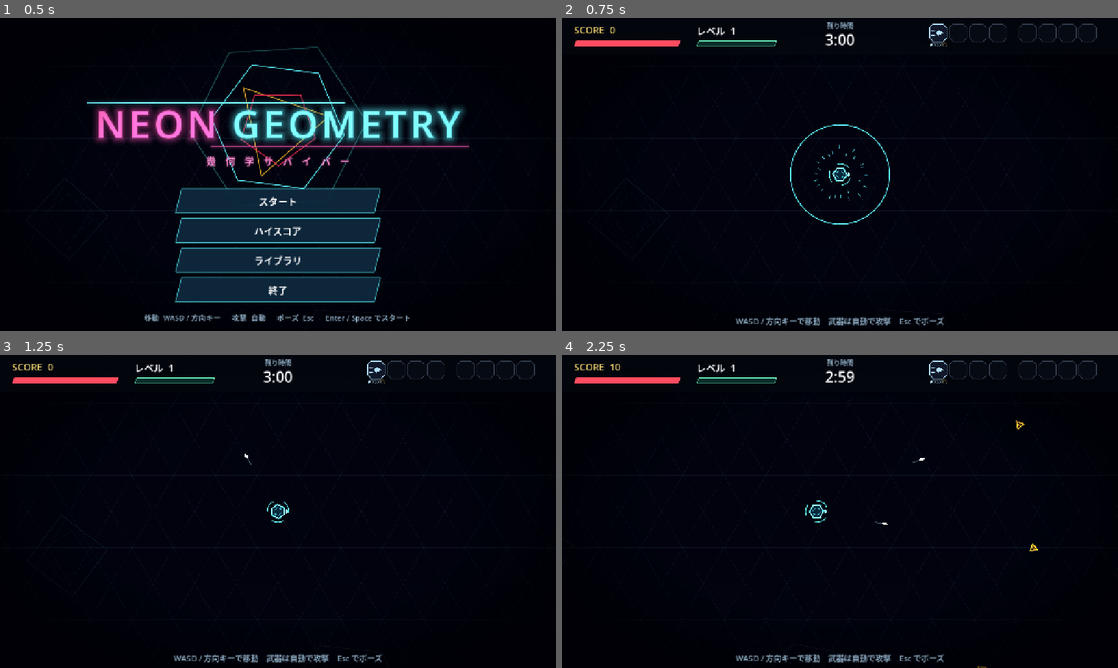
Above: before the commit, frames 1-4 (two rows, left to right).
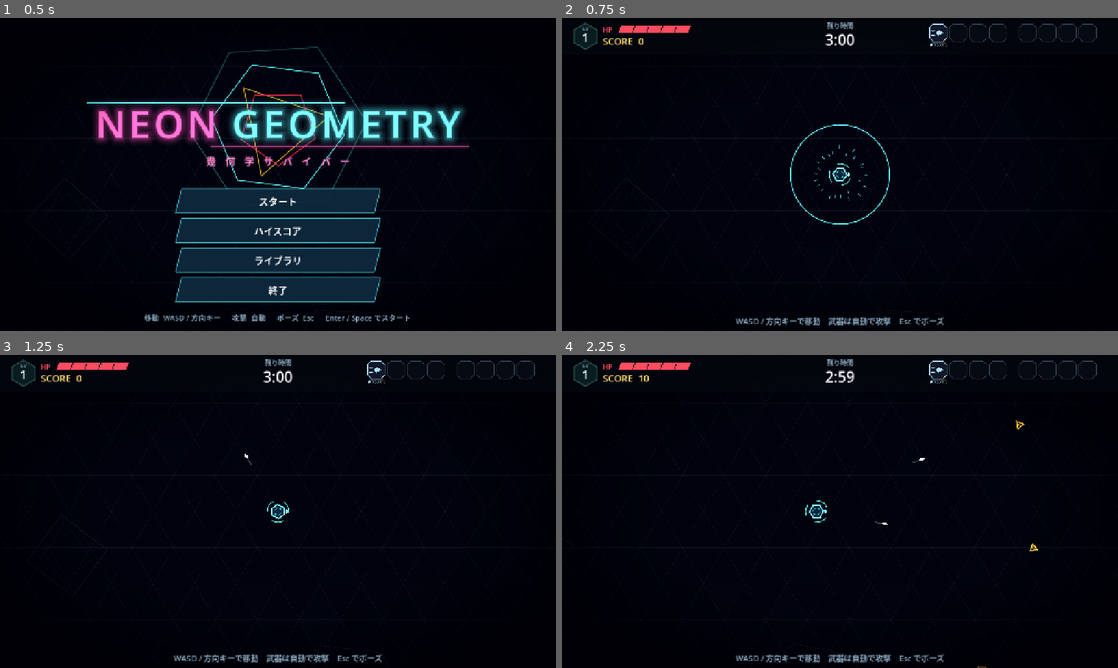
Above: after the commit, the same moments.

Repository: Shohei-Yamashiro/TestGame
Game: Godot game, scene res://scenes/main.tscn
Two runs of this game, one before a commit and one after it. Both use one fixed random seed, a clock stepped at 60 frames per second and the inputs below.
Inputs (mouse positions are in pixels of both pictures, inside the frame that each line leads up to):
- Up to frame 1 (0.5 s): no input
- Up to frame 2 (0.75 s): click "スタート" at 0.5 s
- Up to frame 3 (1.25 s): no input
- Up to frame 4 (2.25 s): tap Enter at 1.25 s; move the mouse to (962, 495) at 1.27 s; hold D 1.28-2 s; tap Backspace at 1.35 s; click (962, 495) at 1.42 s; tap Space at 1.52 s; drag from (728, 527) to (812, 574) at 2.02 s

Frame 1 is identical in both runs. In frame 2, 1.2% of the frame differs, in the area x 2-39%, y 1-11%; in frame 3, 1.2%; in frame 4, 1.3%.

Commit message:
HP・レベル・経験値の表示を刷新
- 六角形のレベルバッジを追加し、経験値は縁を一周する線で表示
- HP バーに「HP」ラベルと 20HP ごとの目盛りを付け、長さを最大HPに比例させた
- スコアを HP バーの下へ移動
- 描画を status_panel.gd にまとめ、回帰テストを追加

Co-authored-by: Cursor <cursoragent@cursor.com>

Diff:
--- a/scenes/ui/hud.tscn
+++ b/scenes/ui/hud.tscn
@@ -1,36 +1,9 @@
-[gd_scene load_steps=8 format=3]
+[gd_scene load_steps=5 format=3]
 
 [ext_resource type="Script" path="res://scripts/ui/hud.gd" id="1_hud"]
 [ext_resource type="Theme" path="res://scenes/ui/ui_theme.tres" id="2_theme"]
 [ext_resource type="Script" path="res://scripts/item_icon.gd" id="3_icon"]
-
-[sub_resource type="StyleBoxFlat" id="StyleBoxFlat_hp_back"]
-bg_color = Color(0.3, 0.06, 0.1, 0.9)
-border_width_left = 1
-border_width_top = 1
-border_width_right = 1
-border_width_bottom = 1
-border_color = Color(1, 0.3, 0.35, 0.6)
-skew = Vector2(0.35, 0)
-
-[sub_resource type="StyleBoxFlat" id="StyleBoxFlat_hp_fill"]
-bg_color = Color(1, 0.3, 0.38, 1)
-border_color = Color(0, 0, 0, 0)
-skew = Vector2(0.35, 0)
-
-[sub_resource type="StyleBoxFlat" id="StyleBoxFlat_xp_back"]
-bg_color = Color(0.04, 0.2, 0.18, 0.9)
-border_width_left = 1
-border_width_top = 1
-border_width_right = 1
-border_width_bottom = 1
-border_color = Color(0.45, 1, 0.8, 0.6)
-skew = Vector2(0.35, 0)
-
-[sub_resource type="StyleBoxFlat" id="StyleBoxFlat_xp_fill"]
-bg_color = Color(0.45, 1, 0.8, 1)
-border_color = Color(0, 0, 0, 0)
-skew = Vector2(0.35, 0)
+[ext_resource type="Script" path="res://scripts/ui/status_panel.gd" id="4_status"]
 
 [node name="HUD" type="CanvasLayer"]
 layer = 10
@@ -62,60 +35,24 @@
 mouse_filter = 2
 color = Color(0.35, 0.95, 1, 0.45)
 
-[node name="HpBack" type="Panel" parent="Root"]
+[node name="Status" type="Control" parent="Root"]
 layout_mode = 0
-offset_left = 30.0
-offset_top = 52.0
-offset_right = 270.0
-offset_bottom = 66.0
+offset_left = 18.0
+offset_top = 2.0
+offset_right = 538.0
+offset_bottom = 82.0
 mouse_filter = 2
-theme_override_styles/panel = SubResource("StyleBoxFlat_hp_back")
-
-[node name="HpFill" type="Panel" parent="Root"]
-layout_mode = 0
-offset_left = 30.0
-offset_top = 52.0
-offset_right = 270.0
-offset_bottom = 66.0
-mouse_filter = 2
-theme_override_styles/panel = SubResource("StyleBoxFlat_hp_fill")
+script = ExtResource("4_status")
 
 [node name="ScoreLabel" type="Label" parent="Root"]
 layout_mode = 0
-offset_left = 28.0
-offset_top = 12.0
-offset_right = 278.0
-offset_bottom = 44.0
+offset_left = 94.0
+offset_top = 38.0
+offset_right = 444.0
+offset_bottom = 70.0
 theme_override_colors/font_color = Color(1, 0.88, 0.45, 1)
 theme_override_font_sizes/font_size = 22
 text = "SCORE  0"
-
-[node name="LevelLabel" type="Label" parent="Root"]
-layout_mode = 0
-offset_left = 310.0
-offset_top = 12.0
-offset_right = 510.0
-offset_bottom = 44.0
-theme_override_font_sizes/font_size = 22
-text = "レベル  1"
-
-[node name="XpBack" type="Panel" parent="Root"]
-layout_mode = 0
-offset_left = 312.0
-offset_top = 52.0
-offset_right = 492.0
-offset_bottom = 66.0
-mouse_filter = 2
-theme_override_styles/panel = SubResource("StyleBoxFlat_xp_back")
-
-[node name="XpFill" type="Panel" parent="Root"]
-layout_mode = 0
-offset_left = 312.0
-offset_top = 52.0
-offset_right = 492.0
-offset_bottom = 66.0
-mouse_filter = 2
-theme_override_styles/panel = SubResource("StyleBoxFlat_xp_fill")
 
 [node name="TimeCaption" type="Label" parent="Root"]
 layout_mode = 0
--- a/scripts/ui/hud.gd
+++ b/scripts/ui/hud.gd
@@ -2,27 +2,20 @@
 
 const Balance := preload("res://scripts/balance.gd")
 const UiText := preload("res://scripts/ui/ui_text.gd")
+const StatusPanel := preload("res://scripts/ui/status_panel.gd")
 
-const HP_WIDTH := 240.0
-const XP_WIDTH := 180.0
 const TEXT_COLOR := Color(0.96, 0.97, 0.98)
 
-@onready var _level_label: Label = $Root/LevelLabel
+@onready var _status: StatusPanel = $Root/Status
 @onready var _time_label: Label = $Root/TimeLabel
 @onready var _score_label: Label = $Root/ScoreLabel
-@onready var _hp_fill: Panel = $Root/HpFill
-@onready var _xp_fill: Panel = $Root/XpFill
 @onready var _weapon_icons: Array[Node] = $Root/WeaponIcons.get_children()
 @onready var _passive_icons: Array[Node] = $Root/PassiveIcons.get_children()
 
 
 func refresh(game) -> void:
-	var current := int(game.player.hp)
-	var maximum := int(game.player.max_hp)
-	_level_label.text = "レベル  %d" % game.level
-	var xp_ratio := clampf(float(game.xp) / float(maxi(1, game.xp_to_next)), 0.0, 1.0)
-	_xp_fill.size.x = XP_WIDTH * xp_ratio
-	_xp_fill.visible = xp_ratio > 0.0
+	var xp_ratio := float(game.xp) / float(maxi(1, game.xp_to_next))
+	_status.set_values(game.level, xp_ratio, int(game.player.hp), int(game.player.max_hp), game.elapsed)
 	var remaining: float = game._remaining()
 	_time_label.text = UiText.format_time(ceilf(remaining))
 	if remaining <= Balance.LAST_SPURT and game.phase != game.Phase.GAME_OVER:
@@ -43,7 +36,3 @@
 			_passive_icons[i].configure(passive_ids[i], false, int(game.passives[passive_ids[i]]))
 		else:
 			_passive_icons[i].configure("", false, 0)
-	var ratio := 0.0 if maximum <= 0 else clampf(float(current) / float(maximum), 0.0, 1.0)
-	_hp_fill.size.x = HP_WIDTH * ratio
-	_hp_fill.visible = ratio > 0.0
-	_hp_fill.modulate = Color.WHITE if ratio > 0.3 else Color(1.0, 1.8, 0.5)
--- /dev/null
+++ b/scripts/ui/status_panel.gd
@@ -0,0 +1,99 @@
+extends Control
+
+# Top-left status: a hexagon level badge whose rim fills with XP, and an HP bar that grows with max HP.
+
+const Palette := preload("res://scripts/palette.gd")
+
+const BADGE_CENTER := Vector2(36, 40)
+const BADGE_RADIUS := 30.0
+const BAR_LEFT := 112.0
+const BAR_TOP := 16.0
+const BAR_HEIGHT := 16.0
+const BAR_SKEW := 6.0
+const PX_PER_HP := 1.6
+const TICK_HP := 20
+
+@export var hp_color := Color(1, 0.3, 0.38)
+@export var hp_back := Color(0.3, 0.06, 0.1, 0.9)
+@export var xp_color := Color(0.45, 1, 0.8)
+@export var badge_fill := Color(0.04, 0.12, 0.14, 0.9)
+@export var text_color := Color(0.96, 0.97, 0.98)
+@export var caption_color := Color(0.7, 0.85, 0.95, 0.75)
+
+var level := 1
+var xp_ratio := 0.0
+var hp := 100
+var max_hp := 100
+var _time := 0.0
+
+
+static func bar_width(maximum: int) -> float:
+	return PX_PER_HP * float(maxi(1, maximum))
+
+
+func set_values(new_level: int, new_xp_ratio: float, new_hp: int, new_max_hp: int, time: float) -> void:
+	level = new_level
+	xp_ratio = clampf(new_xp_ratio, 0.0, 1.0)
+	hp = new_hp
+	max_hp = new_max_hp
+	_time = time
+	queue_redraw()
+
+
+func _hexagon(center: Vector2, radius: float) -> PackedVector2Array:
+	var points := PackedVector2Array()
+	for k in 6:
+		points.append(center + Vector2.from_angle(-PI / 2.0 + TAU * float(k) / 6.0) * radius)
+	return points
+
+
+func _bar(left: float, width: float, color: Color) -> void:
+	var top := BAR_TOP
+	var bottom := BAR_TOP + BAR_HEIGHT
+	draw_colored_polygon(PackedVector2Array([
+		Vector2(left + BAR_SKEW, top), Vector2(left + width + BAR_SKEW, top),
+		Vector2(left + width, bottom), Vector2(left, bottom),
+	]), color)
+
+
+func _draw() -> void:
+	var font := get_theme_font("font", "Label")
+	# Level badge: hexagon with the level inside; the rim traces XP from the top corner clockwise.
+	var hex := _hexagon(BADGE_CENTER, BADGE_RADIUS)
+	draw_colored_polygon(hex, badge_fill)
+	var dim := xp_color
+	dim.a = 0.25
+	draw_polyline(Palette.closed(hex), dim, 3.0, true)
+	if xp_ratio > 0.0:
+		var rim := PackedVector2Array([hex[0]])
+		var sides := xp_ratio * 6.0
+		for k in int(sides):
+			rim.append(hex[(k + 1) % 6])
+		var part := sides - floorf(sides)
+		if part > 0.0:
+			var a := hex[int(sides) % 6]
+			rim.append(a.lerp(hex[(int(sides) + 1) % 6], part))
+		draw_polyline(rim, xp_color, 3.0, true)
+	draw_string(font, BADGE_CENTER + Vector2(-BADGE_RADIUS, -14), "LV", HORIZONTAL_ALIGNMENT_CENTER, BADGE_RADIUS * 2.0, 12, caption_color)
+	draw_string(font, BADGE_CENTER + Vector2(-BADGE_RADIUS, 13), str(level), HORIZONTAL_ALIGNMENT_CENTER, BADGE_RADIUS * 2.0, 26, text_color)
+	# HP bar: a fixed length per HP so a bigger max HP visibly lengthens it, with a tick every TICK_HP.
+	draw_string(font, Vector2(BAR_LEFT - 36, BAR_TOP + BAR_HEIGHT - 1), "HP", HORIZONTAL_ALIGNMENT_LEFT, -1, 16, hp_color)
+	var full := bar_width(max_hp)
+	_bar(BAR_LEFT, full, hp_back)
+	var ratio := clampf(float(hp) / float(maxi(1, max_hp)), 0.0, 1.0)
+	if ratio > 0.0:
+		var fill := hp_color
+		if ratio <= 0.3:
+			fill = hp_color.lerp(Color.WHITE, 0.35 + 0.25 * sin(_time * 10.0))
+		_bar(BAR_LEFT, full * ratio, fill)
+	var tick := Color(0.02, 0.03, 0.06, 0.8)
+	for value in range(TICK_HP, max_hp, TICK_HP):
+		var x := BAR_LEFT + PX_PER_HP * float(value)
+		draw_line(Vector2(x + BAR_SKEW, BAR_TOP), Vector2(x, BAR_TOP + BAR_HEIGHT), tick, 2.0)
+	var edge := hp_color
+	edge.a = 0.6
+	draw_polyline(PackedVector2Array([
+		Vector2(BAR_LEFT + BAR_SKEW, BAR_TOP), Vector2(BAR_LEFT + full + BAR_SKEW, BAR_TOP),
+		Vector2(BAR_LEFT + full, BAR_TOP + BAR_HEIGHT), Vector2(BAR_LEFT, BAR_TOP + BAR_HEIGHT),
+		Vector2(BAR_LEFT + BAR_SKEW, BAR_TOP),
+	]), edge, 1.0, true)
--- a/tests/unit_tests.gd
+++ b/tests/unit_tests.gd
@@ -430,6 +430,13 @@
 	game.free()
 
 
+func test_hp_bar_grows_with_max_hp() -> void:
+	var panel = load("res://scripts/ui/status_panel.gd")
+	check(is_equal_approx(panel.bar_width(200), panel.bar_width(100) * 2.0), "the HP bar should be twice as long at double max HP")
+	var widest: int = Balance.PASSIVES["max_hp"]["max_hp"][Balance.MAX_STAGE]
+	check(panel.BAR_LEFT + panel.bar_width(widest) < 540.0, "the longest HP bar must stay clear of the centred timer")
+
+
 func test_choices_respect_slot_limits() -> void:
 	var game = _new_game()
 	# The run starts with the blaster, so one weapon slot is already taken.
Not shown, added: scripts/ui/status_panel.gd.uid
